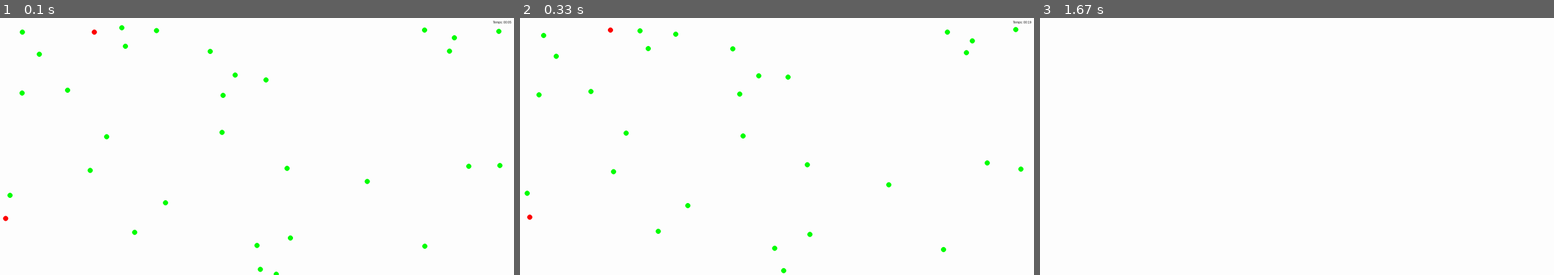
Above: before the commit, frames 1-3 (left to right).
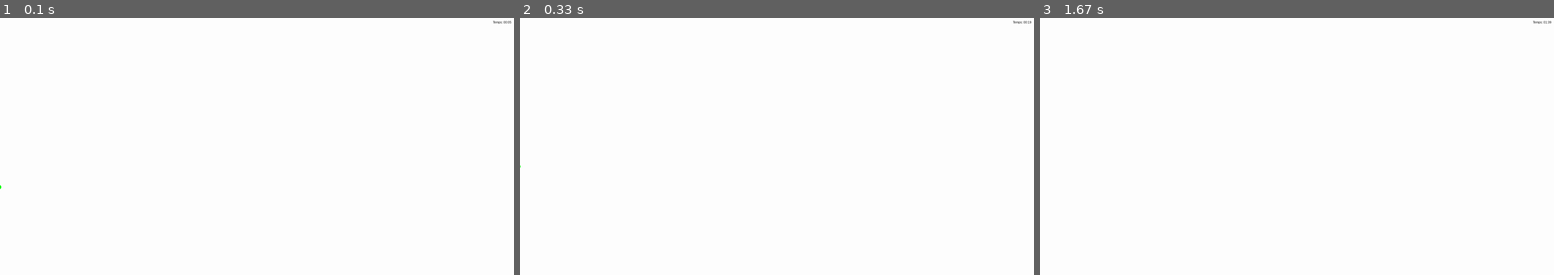
Above: after the commit, the same moments.

Repository: Florian-DELRIEU/IA-PreyPredators
Game: pygame game, started from main.py
Two runs of this game, one before a commit and one after it. Both use one fixed random seed, a clock stepped at 60 frames per second and the inputs below.
Inputs:
- Up to frame 1 (0.1 s): no input
- Up to frame 2 (0.33 s): no input
- Up to frame 3 (1.67 s): tap Space at 0.33 s

The runs differ from the first frame. In frame 1, 0.6% of the frame differs, in the area x 0-98%, y 2-100%; in frame 2, 0.6%; in frame 3, less than 0.1%.

Commit message:
[v1.3] - Sourcery Optimisation

Diff:
--- a/classes.py
+++ b/classes.py
@@ -1,4 +1,13 @@
-import pygame
+"""
+Module contenant les classes pour la simulation Proies-Prédateurs.
+
+Ce module contient les classes nécessaires pour créer et gérer les blobs proies et prédateurs dans la simulation.
+
+Classes:
+    blob: Classe représentant un blob dans la simulation.
+    Preys: Classe représentant un groupe de blobs proies.
+    Predators: Classe représentant un groupe de blobs prédateurs.
+"""
 import random
 import math
 import numpy as np
@@ -9,10 +18,8 @@
 
 class blob:
     def __init__(self,x=None,y=None,direction=None,is_predator=False,speed=1,detect_range=100,color=RED):
-        if x is None:   self.x = random.randint(0,width)
-        else:           self.x = x
-        if y is None:   self.y = random.randint(0,height)
-        else:           self.y = y
+        self.x = random.randint(0,width) if x is None else x
+        self.y = random.randint(0,height) if y is None else y
         if direction is None:   self.direction = np.radians(random.randint(0,360))
         else:           self.direction = np.radians(direction)
         self.is_predator = is_predator
@@ -60,7 +67,7 @@
         elif self.is_predator:
             method = "predator"
         self.iteration += 1
-        #self.keep_in_screen()
+        self.keep_in_screen(width,height)
         loop_iteration = random.randint(50,100)
         if method == "random":
             self.x += self.speed * np.cos(self.direction)
@@ -140,17 +147,18 @@
                         break
         self.target = closest_prey
         # Changement de couleur si proie detecté
-        if self.target is None: self.color = RED
-        else:                   self.color = BLACK
+        self.color = RED if self.target is None else BLACK
 
-    def keep_in_screen(self):
-        """
-        Assure que les blobs restent dans les limites de l'écran
-        TODO Fix it
-        """
-        screen_width, screen_height = pygame.display.get_surface().get_size()
-        self.x = max(self.size, min(self.x, screen_width - self.size))
-        self.y = max(self.size, min(self.y, screen_height - self.size))
+    def keep_in_screen(self, width, height):
+        # Vérifier et ajuster les coordonnées du blob pour qu'il reste à l'intérieur de la fenêtre
+        if self.x < 0:
+            self.x = 0
+        elif self.x > width:
+            self.x = width
+        if self.y < 0:
+            self.y = 0
+        elif self.y > height:
+            self.y = height
 
     def line_intersects_circle(self, x1, y1, x2, y2, cx, cy, prey_radius):
         """
--- a/main.py
+++ b/main.py
@@ -1,18 +1,20 @@
 import pygame
-import time
 import math
 from pygame_init import *
-from classes import blob,Preys,Predators
+from classes import blob, Preys, Predators
 
-# Blobs
-for _ in range (30): blob(None,None,None,False,color=GREEN)
-for _ in range (2): blob(None,None,None,True,color=RED,speed=1.2)
+# Création des blobs
+for _ in range(1):
+    blob(None, None, None, False, color=GREEN,speed=10)
+for _ in range(0):
+    blob(None, None, None, True, color=RED, speed=1.2)
 
 selected_blob = None
-# Boucle principale
 running = True
 frame = 0
 paused = False
+clock = pygame.time.Clock()
+
 while running:
     for event in pygame.event.get():
         if event.type == pygame.QUIT:
@@ -28,38 +30,32 @@
         elif event.type == pygame.KEYDOWN:
             if event.key == pygame.K_SPACE:
                 paused = not paused
-    # Dessiner la fenêtre
+
     window.fill(WHITE)
 
-    # move all blobs
-    time.sleep(1/FPS)
-
-    # Calcul du temps de simulation
-    frame += 1
-    minutes = frame // 60
-    seconds = frame % 60
-    time_string = f"Temps: {minutes:02}:{seconds:02}"
-
-    # Dessiner le temps de simulation en haut à droite
+    time_string = f"Temps: {frame // 60:02}:{frame % 60:02}"
     text_surface = font.render(time_string, True, BLACK)
     window.blit(text_surface, (width - text_surface.get_width() - 10, 10))
 
-    # Affiche les information d'un blob si selectionné
     if selected_blob:
-        info_text = (f"""Type: {'Prédateur' if selected_blob.is_predator else 'Proie'} \n
-                     Energie: {selected_blob.energy:.2f} \n
-                     Cible: {"False" if selected_blob.target is None else "True"}""")
+        info_text = f"Type: {'Prédateur' if selected_blob.is_predator else 'Proie'}\n" \
+                    f"Energie: {selected_blob.energy:.2f}\n" \
+                    f"Cible: {'True' if selected_blob.target else 'False'}"
         selected_blob.draw_rays(window)
         info_surface = font.render(info_text, True, BLACK)
         window.blit(info_surface, (10, 10))
 
     if not paused:
         for blob in Predators + Preys:
-            if blob in Predators : blob.detect(Preys)
+            if blob in Predators:
+                blob.detect(Preys)
             blob.move()
             blob.draw(window)
-            if blob.energy <= 0: blob.die()
-        pygame.display.update()
+            if blob.energy <= 0:
+                blob.die()
 
-# Quitter Pygame
+    pygame.display.update()
+    clock.tick(FPS)
+    frame += 1
+
 pygame.quit()
--- a/pygame_init.py
+++ b/pygame_init.py
@@ -1,3 +1,16 @@
+"""
+Module contenant les fonctions d'initialisation de Pygame.
+
+Ce module contient les fonctions nécessaires pour initialiser Pygame et créer la fenêtre de la simulation.
+
+Fonctions:
+    None
+
+Classes:
+    None
+"""
+
+
 import pygame
 
 # Initialisation de Pygame
